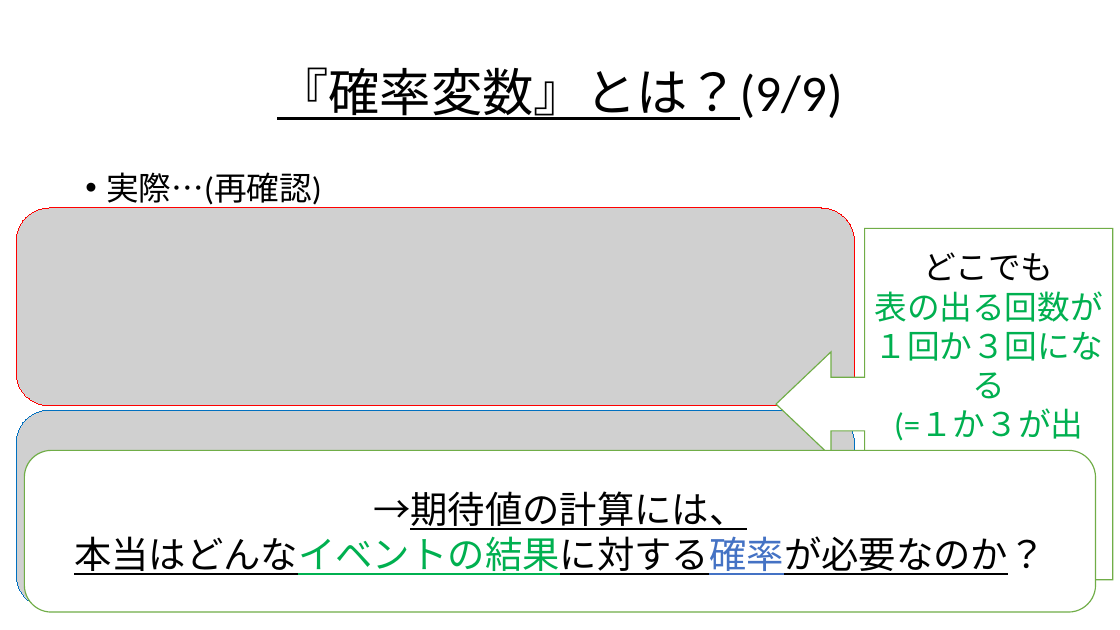
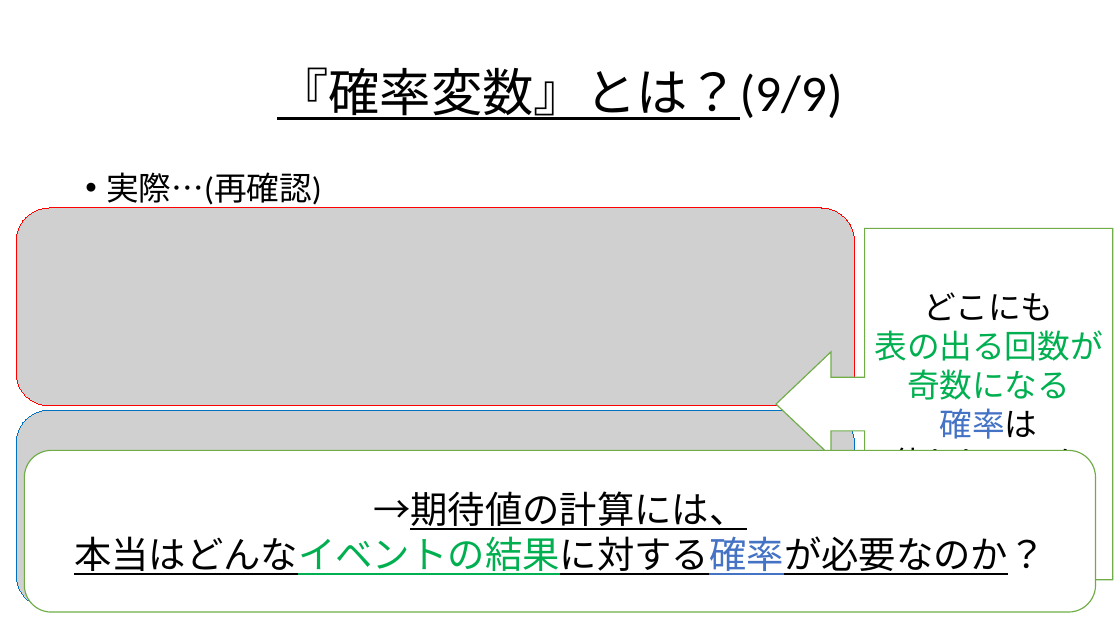
Before and after one commit to Ryo-KATAYAMA/Senior_Project, a slide deck: slide 35 of Chapter4_1.pptx. Drawn at 1120x630 pixels with LibreOffice and Linux fonts; fonts in the diff are those of the drawing; grey boxes stand for pictures. Boxes give left, top, right and bottom in pixels: in the first picture for what was removed or moved away, otherwise in the second. Text is boxed around its words. In the diff, an @@ line names an element or a change of style, - is before the commit and + after.

```diff
--- a/Chapter4_1.pptx
+++ b/Chapter4_1.pptx
@@ text in left arrow callout at (875, 292, 1103, 400): text changed @@
-どこでも
-表の出る回数が１回か３回になる
-(=１か３が出る)
+どこにも
+表の出る回数が奇数になる
@@ text in left arrow callout at (892, 447, 1085, 457): text changed @@
-使っていない！
+使われていない！
```
Also in this commit, not shown: 25 other slides changed, 4 slides added, 2 slides removed.
